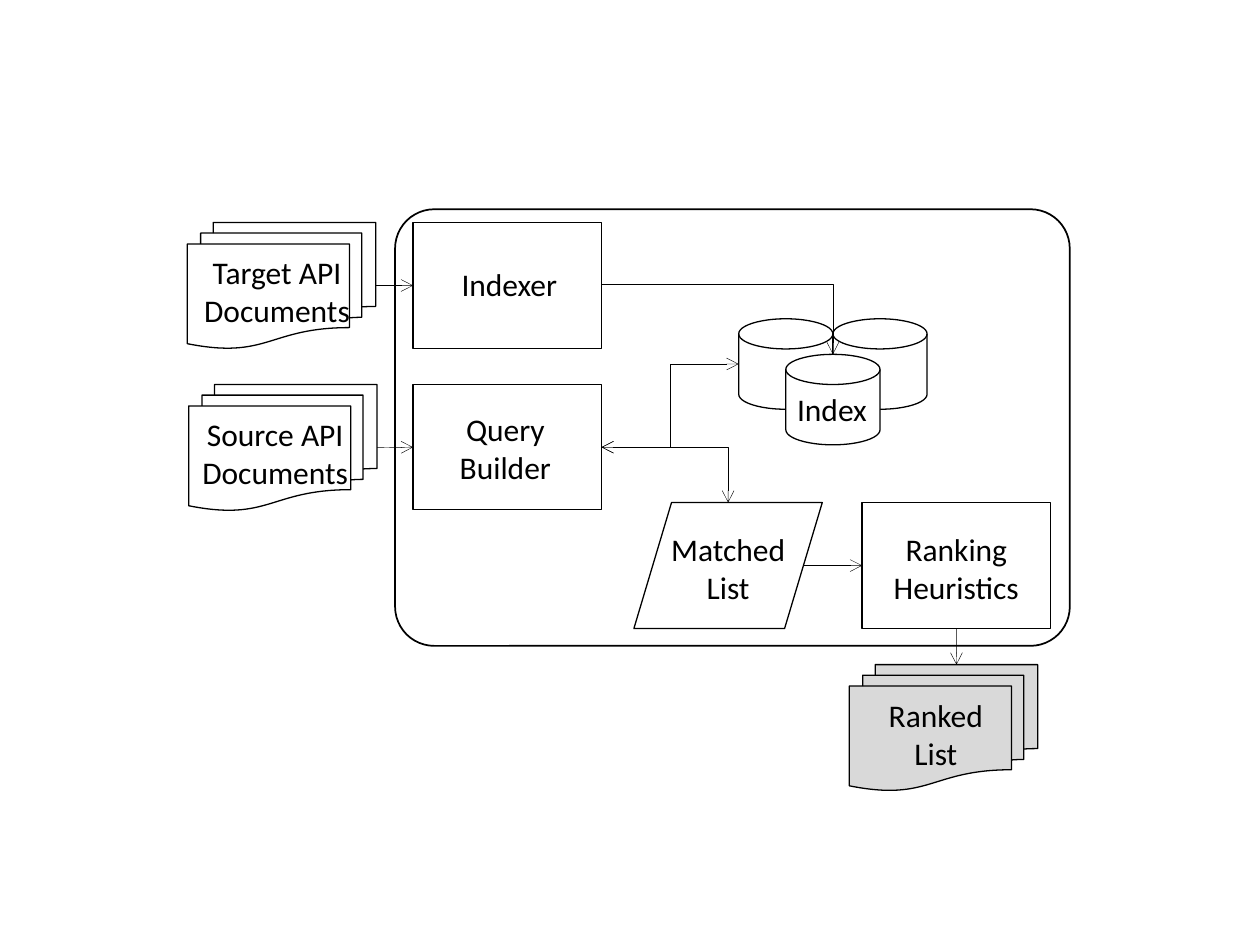
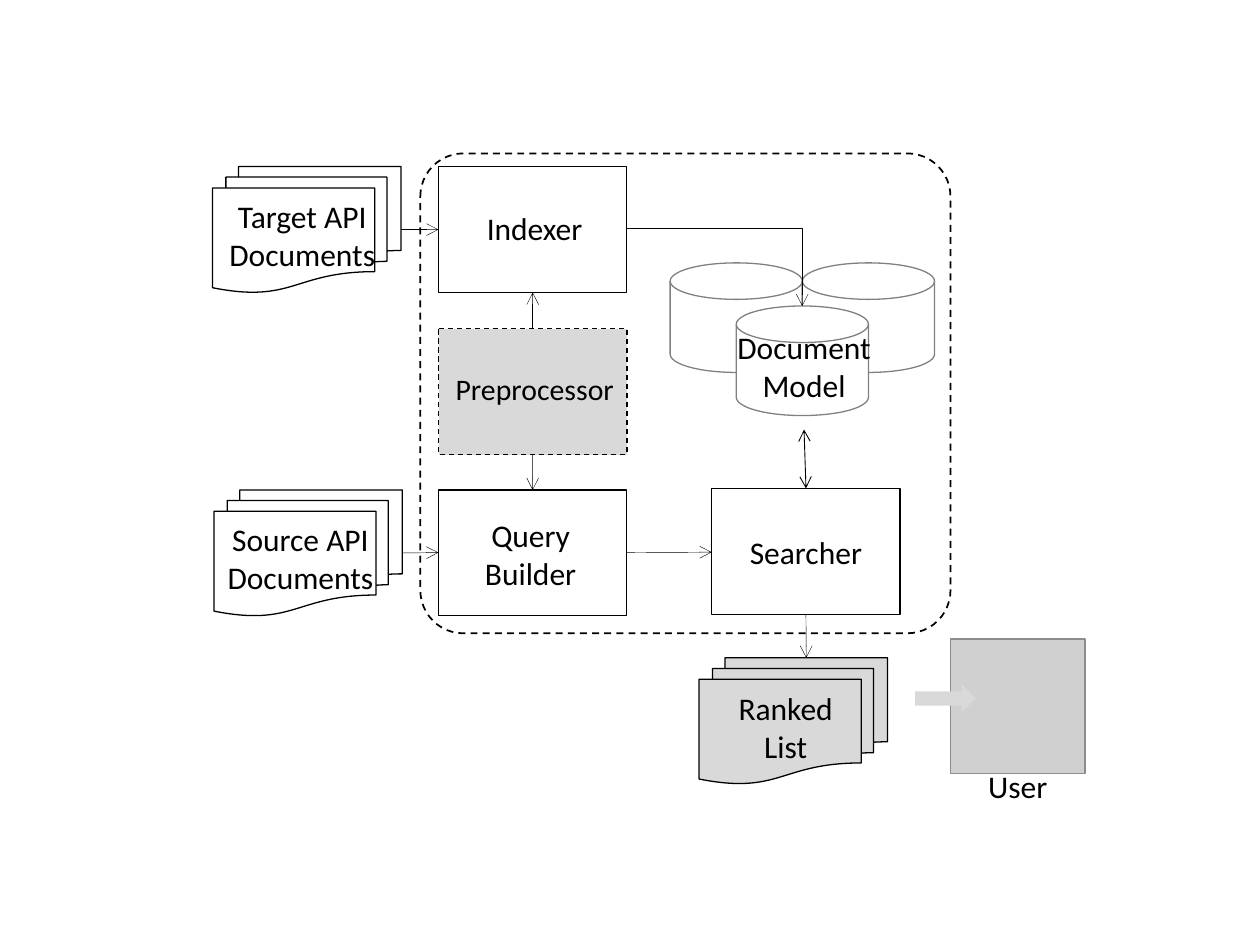
Before and after one commit to rahulpandita/APISIM, a slide deck: slide 1 of Draft/Figures/Approah Overview.pptx. Drawn at 1260x945 pixels with LibreOffice and Linux fonts; fonts in the diff are those of the drawing; grey boxes stand for pictures. Boxes give left, top, right and bottom in pixels: in the first picture for what was removed or moved away, otherwise in the second. Text is boxed around its words. In the diff, an @@ line names an element or a change of style, - is before the commit and + after.

```diff
--- a/Draft/Figures/Approah Overview.pptx
+++ b/Draft/Figures/Approah Overview.pptx
@@ rounded rectangle: place and size @@
-rounded rectangle at [396, 209, 1071, 646]
+rounded rectangle at [421, 154, 951, 634]
@@ rounded rectangle at [421, 154, 951, 634]: outline #000000 1 pt to #000000 1 pt dashed @@
@@ 2 texts, 1 flow chart multidocument, 1 arrow, 1 rectangle: place and size @@
-2 texts, 1 flow chart multidocument, 1 arrow, 1 rectangle at [188, 223, 602, 349]
+2 texts, 1 flow chart multidocument, 1 arrow, 1 rectangle at [213, 166, 627, 292]
@@ elbow arrow moved from (601, 284) - (833, 354) to (626, 228) - (803, 306) @@
@@ outline #000000 0.75 pt to #808080 0.75 pt in 3 elements at [803, 263, 935, 373], [736, 306, 868, 416], [670, 263, 803, 373] @@
@@ cylinder: place and size @@
-cylinder at [738, 319, 833, 410]
+cylinder at [670, 263, 803, 373]
@@ cylinder: place and size @@
-cylinder at [833, 319, 927, 410]
+cylinder at [803, 263, 935, 373]
@@ arrow added from (533, 329) to (533, 292), #000000 0.25 pt @@
@@ rectangle added at [438, 329, 627, 455], fill #D9D9D9, outline #000000 0.75 pt dashed @@
@@ cylinder: place and size @@
-cylinder at [786, 354, 881, 445]
+cylinder at [736, 306, 868, 416]
@@ text at [737, 332, 870, 398]: text changed @@
-Index
+Document
+Model
@@ text added at [456, 381, 614, 405], 17 pt, text #000000 @@
+Preprocessor
@@ elbow double arrow removed from (601, 447) to (738, 364) @@
@@ elbow double arrow removed from (601, 447) to (728, 503) @@
@@ double arrow added from (804, 430) to (806, 489), #000000 0.5 pt @@
@@ arrow added from (533, 455) to (533, 490), #000000 0.25 pt @@
@@ flow chart input output removed at [634, 503, 823, 629] @@
@@ rectangle: place and size @@
-rectangle at [862, 503, 1051, 629]
+rectangle at [712, 489, 901, 615]
@@ text removed at [671, 539, 785, 600] @@
-Matched
-List
@@ 2 texts, 1 flow chart multidocument, 1 rectangle, 1 arrow: place and size @@
-2 texts, 1 flow chart multidocument, 1 rectangle, 1 arrow at [189, 384, 602, 510]
+2 texts, 1 flow chart multidocument, 1 rectangle, 1 arrow at [214, 490, 627, 616]
@@ arrow moved from (804, 566) - (862, 566) to (626, 553) - (712, 552) @@
@@ text at [750, 542, 862, 565]: text changed @@
-Ranking
-Heuristics
+Searcher
@@ arrow moved from (956, 629) - (956, 665) to (806, 615) - (806, 658) @@
@@ flow chart multidocument: place and size @@
-flow chart multidocument at [849, 665, 1038, 791]
+flow chart multidocument at [699, 658, 888, 784]
@@ picture added at [950, 639, 1085, 774] @@
@@ text "Ranked List": place and size @@
-text "Ranked List" at [889, 705, 983, 766]
+text "Ranked List" at [739, 698, 833, 759]
@@ right arrow added at [915, 684, 975, 713], fill #D9D9D9 @@
@@ text added at [988, 772, 1047, 799], 18 pt, text #000000 @@
+User
```
Also in this commit, not shown: 29 other files.
